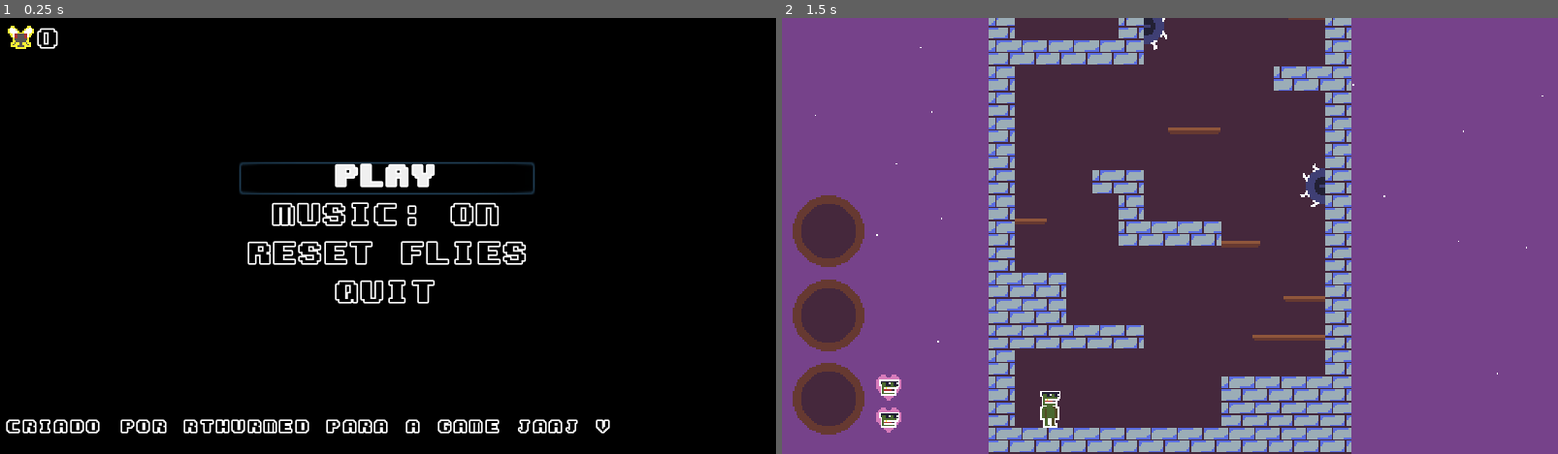
Above: before the commit, frames 1-2 (left to right).
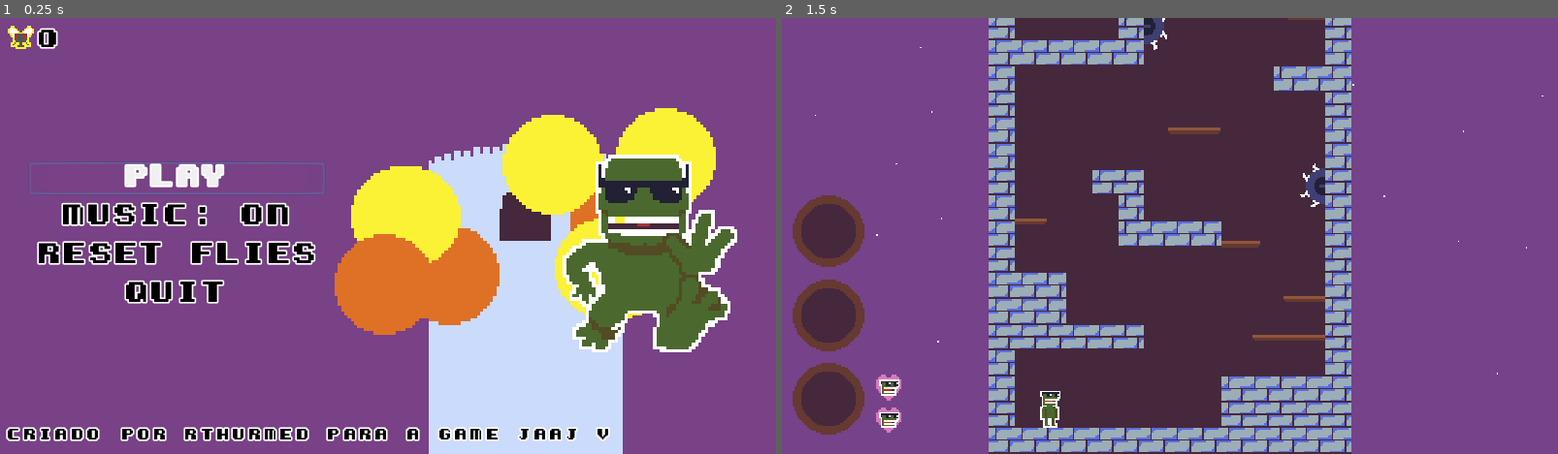
Above: after the commit, the same moments.

Repository: rthurmed/TorreDoAcrobata
Game: Godot game, scene res://src/StartMenu.tscn
Two runs of this game, one before a commit and one after it. Both use one fixed random seed, a clock stepped at 60 frames per second and the inputs below.
Inputs (mouse positions are in pixels of both pictures, inside the frame that each line leads up to):
- Up to frame 1 (0.25 s): no input
- Up to frame 2 (1.5 s): click "PLAY" at 0.5 s; click (828, 231) at 1.25 s

The runs differ from the first frame. In frame 1, 98% of the frame differs, in the area x 0-100%, y 0-100%; in frame 2, nothing differs.

Commit message:
Start menu images

Diff:
--- a/src/StartMenu.tscn
+++ b/src/StartMenu.tscn
@@ -1,9 +1,11 @@
-[gd_scene load_steps=6 format=2]
+[gd_scene load_steps=8 format=2]
 
 [ext_resource path="res://assets/font/menu_font.tres" type="DynamicFont" id=1]
 [ext_resource path="res://src/StartMenu.gd" type="Script" id=2]
 [ext_resource path="res://assets/font/Kemco Pixel Bold.ttf" type="DynamicFontData" id=3]
 [ext_resource path="res://src/FliesCount.tscn" type="PackedScene" id=4]
+[ext_resource path="res://assets/startmenu-tower.png" type="Texture" id=5]
+[ext_resource path="res://assets/poster.png" type="Texture" id=6]
 
 [sub_resource type="DynamicFont" id=1]
 size = 10
@@ -22,7 +24,36 @@
 [node name="ColorRect" type="ColorRect" parent="."]
 anchor_right = 1.0
 anchor_bottom = 1.0
-color = Color( 0, 0, 0, 1 )
+color = Color( 0.47451, 0.254902, 0.52549, 1 )
+__meta__ = {
+"_edit_use_anchors_": false
+}
+
+[node name="Decorations" type="Control" parent="."]
+anchor_right = 1.0
+anchor_bottom = 1.0
+__meta__ = {
+"_edit_use_anchors_": false
+}
+
+[node name="Background" type="TextureRect" parent="Decorations"]
+anchor_right = 1.0
+anchor_bottom = 1.0
+margin_left = 117.0
+margin_right = 117.0
+texture = ExtResource( 5 )
+expand = true
+__meta__ = {
+"_edit_use_anchors_": false
+}
+
+[node name="Toad" type="TextureRect" parent="Decorations"]
+margin_left = 334.0
+margin_top = 83.0
+margin_right = 462.0
+margin_bottom = 211.0
+texture = ExtResource( 6 )
+expand = true
 __meta__ = {
 "_edit_use_anchors_": false
 }
@@ -35,15 +66,15 @@
 
 [node name="CenterContainer" type="CenterContainer" parent="."]
 anchor_bottom = 1.0
-margin_right = 480.0
+margin_right = 220.0
 __meta__ = {
 "_edit_use_anchors_": false
 }
 
 [node name="VBoxContainer" type="VBoxContainer" parent="CenterContainer"]
-margin_left = 147.0
+margin_left = 17.0
 margin_top = 87.0
-margin_right = 333.0
+margin_right = 203.0
 margin_bottom = 183.0
 
 [node name="PlayButton" type="Button" parent="CenterContainer/VBoxContainer"]
@@ -106,8 +137,9 @@
 anchor_top = 1.0
 anchor_bottom = 1.0
 margin_left = 5.0
-margin_top = -20.0
+margin_top = -15.0
 margin_right = 405.0
+margin_bottom = 5.0
 rect_clip_content = false
 custom_fonts/normal_font = SubResource( 1 )
 custom_colors/default_color = Color( 0, 0, 0, 1 )
Binary file added: assets/poster.png
Not shown, added: assets/poster.png.import
Binary file added: assets/startmenu-tower.png
Not shown, added: assets/startmenu-tower.png.import
Binary file changed: icon.png
